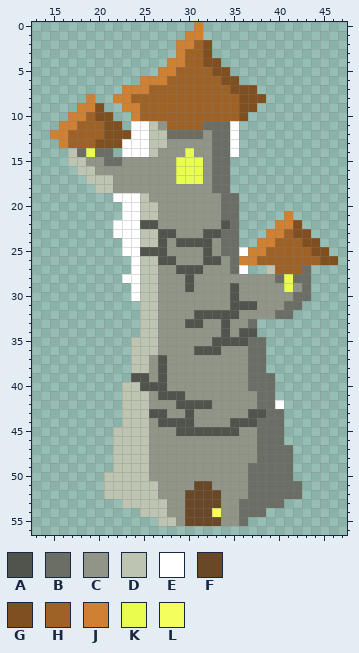
One commit to this pixel-art sprite: public/assets/Tiles/Sections/Events/wizardTower.png. That is the earlier state.
The file is 64x64 pixels. Shown: x 13..47, y 0..56.
Palette (. is transparent): A #51544c  B #6a6e64  C #909588  D #bdc4b2  E #ffffff  F #694827  G #804f1f  H #9e6226  J #cf8032  K #e8fd4d  L #f4ff5e
Pixels before, first column x 15:
 0 ................J...............
 1 ...............JJ...............
 2 ..............JJHG..............
 3 ..............JHHG..............
 4 .............JJHHGG.............
 5 ............JJHHHHGG............
 6 ..........JJJHHHHHHGG...........
 7 ........JJJHHHHHHHHHGGG.........
 8 ....J..JJHHHHHHHHHHHHGGG........
 9 ...JJG..JJHHHHHHHHHHHGG.........
10 ..JJHGG..JHHHHHHHHHHHG..........
11 .JJHHHGG.EEDCHHHHBBBE...........
12 JJHHHHGGGEEDDBBBBCBBE...........
13 .JHHHGGGEEEDDCCCCCBBE...........
14 ..DBKBB.EEEDCCCKCCBBE...........
15 ..DDCCBBCCCCCCKKKCBB............
16 ...DDCCCCCCCCCKKKCBB............
17 ....DDDCCCCCCCKKKCBB............
18 .....DDCCCCCCCCCCCBB............
19 .......EEEDCCCCCCCCBB...........
20 ........EEDDCCCCCCCBB...........
21 ........EEDDCCCCCCCBB.....J.....
22 .......EEEAACCCCCCCAB....JJG....
23 .......EEEDDAACCCAABB...JJHGG...
24 ........EEDDACAAAACBB..JJHHHGG..
25 ........EEAAACCCCACBBEJJHHHHHGG.
26 .........EDDAACCCAACBJJHHHHHHHGG
27 .........EDDCCAAACCCBE..DHHHB...
28 ........EEDDCCCACCCCCCCCCBKBB...
29 .........EDDCCCACCCCACCCCCKCB...
30 .........EDDCCCCCCCCACCCCCCBB...
31 ..........DDCCCCCCCCAAACCCBB....
32 ..........DDCCCCAAAAACCCCBB.....
33 ..........DDCCCAACCACCB.........
34 ..........DDCCCCCCCACAA.........
35 .........DDDCCCCCCAAAABB........
36 .........DDDCCCCAAACCCBB........
37 .........DDCACCCCCCCCCBB........
38 .........DDCACCCCCCCCCBB........
39 .........AACACCCCCCCCCBBB.......
40 ........DDAAACCCCCCCCCBBB.......
41 ........DDDCAAACCCCCCCCBB.......
42 ........DDDCCCAAAACCCCCBBE......
43 ........DDDAACCACCCCCCAABB......
44 ........DDDCAAAACCCCAAABBB......
45 .......DDDDCCCAAAAAAACCBBB......
46 .......DDDDCCCCCCCCCCCCBBB......
47 .......DDDDCCCCCCCCCCCCBBBB.....
48 .......DDDDCCCCCCCCCCCCBBBB.....
49 .......DDDDCCCCCCCCCCCBBBBB.....
50 ......DDDDDCCCCCCCCCCCBBBBB.....
51 ......DDDDDDCCCCFFCCCCBBBBBB....
52 ......DDDDDDCCCFFFFCCCBBBBBB....
53 ........DDDDDCCFFFFCCBBBBB......
54 ..........DDDCCFFFLCCBBB........
55 ............DDCFFFFCCB..........
Now the later version:
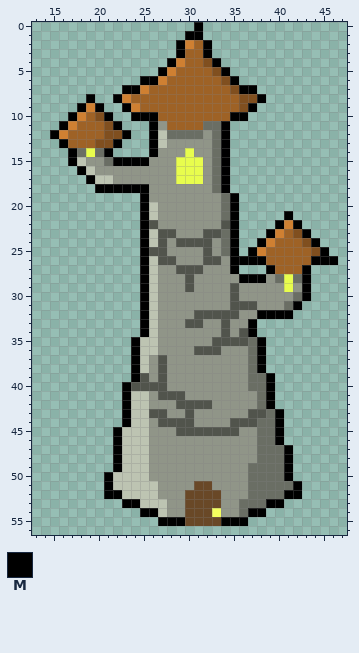
Colours new in this view: M #000000
What changed:
The edit turns colour D into colour A in row 40 at x 24.
The edit turns colour A into colour M in row 22 at x 25; in row 25 at x 25; in row 34 at x 37; in row 39 at x 24.
The edit turns colour B into colour M in rows 11 to 13 at x 34; in row 14 at x 21 and 34; in row 15 at x 22 and 34; in rows 16 to 18 at x 34; in rows 19 to 26 at x 35; in row 27 at x 35 and 43.
The edit turns colour B into colour M in rows 28 to 30 at x 43; in row 31 at x 42; in row 32 at x 40 to 41; in row 33 at x 37; in rows 35 to 38 at x 38; in rows 39 to 42 at x 39.
The edit turns colour B into colour M in rows 43 to 46 at x 40; in rows 47 to 50 at x 41; in row 51 at x 42; in row 52 at x 41 to 42; in row 53 at x 39 to 40; in row 54 at x 37 to 38.
The edit turns colour B into colour M in row 55 at x 36.
The edit turns colour C into colour M in row 15 at x 23 to 25; in row 18 at x 22 to 25; in row 28 at x 36 to 38; in row 32 at x 38 to 39; in row 55 at x 29 and 34 to 35.
The edit turns colour D into colour M in rows 11 to 13 at x 26; in row 14 at x 17 and 26; in row 15 at x 17; in row 16 at x 18; in row 17 at x 19; in row 18 at x 20 to 21.
The edit turns colour D into colour M in rows 19 to 21 at x 25; in rows 23 to 24 at x 25; in row 26 at x 25; in row 27 at x 25 and 39; in rows 28 to 34 at x 25; in rows 35 to 38 at x 24.
The edit turns colour D into colour M in rows 40 to 44 at x 23; in rows 45 to 49 at x 22; in rows 50 to 51 at x 21; in row 52 at x 21 to 22; in row 53 at x 23 to 24; in row 54 at x 25 to 26.
The edit turns colour D into colour M in row 55 at x 27 to 28.
The edit turns colour G into colour M in rows 2 to 3 at x 32; in row 4 at x 33; in row 5 at x 34; in row 6 at x 35; in row 7 at x 36 to 37; in row 8 at x 38.
The edit turns colour G into colour M in row 9 at x 20 and 37; in row 10 at x 21 and 36; in row 11 at x 22; in row 12 at x 23; in row 13 at x 22; in row 22 at x 42.
The edit turns colour G into colour M in row 23 at x 43; in row 24 at x 44; in row 25 at x 45; in row 26 at x 45 to 46.
The edit turns colour H into colour M in row 10 at x 25 to 26 and 35; in row 26 at x 38 and 44.
The edit turns colour J into colour M in row 0 at x 31; in row 1 at x 30 to 31; in rows 2 to 3 at x 29; in row 4 at x 28; in row 5 at x 27; in row 6 at x 25 to 26.
The edit turns colour J into colour M in row 7 at x 23 to 24; in row 8 at x 19 and 22; in row 9 at x 18 and 23; in row 10 at x 17 and 24; in row 11 at x 16; in row 12 at x 15.
The edit turns colour J into colour M in row 13 at x 16; in row 21 at x 41; in row 22 at x 40; in row 23 at x 39; in row 24 at x 38; in row 25 at x 37.
The edit turns colour J into colour M in row 26 at x 36 to 37.
Colour E is removed in rows 11 to 12 at x 24 to 25 and 35; in rows 13 to 14 at x 23 to 25 and 35; in row 19 at x 22 to 24; in rows 20 to 21 at x 23 to 24; in rows 22 to 23 at x 22 to 24; in row 24 at x 23 to 24.
Colour E is removed in row 25 at x 23 to 24 and 36; in row 26 at x 24; in row 27 at x 24 and 36; in row 28 at x 23 to 24; in rows 29 to 30 at x 24; in row 42 at x 40.
Where, in picture pixels (left, top, right, bottom), the same in both pictures:
changed: (50, 22, 338, 526)
